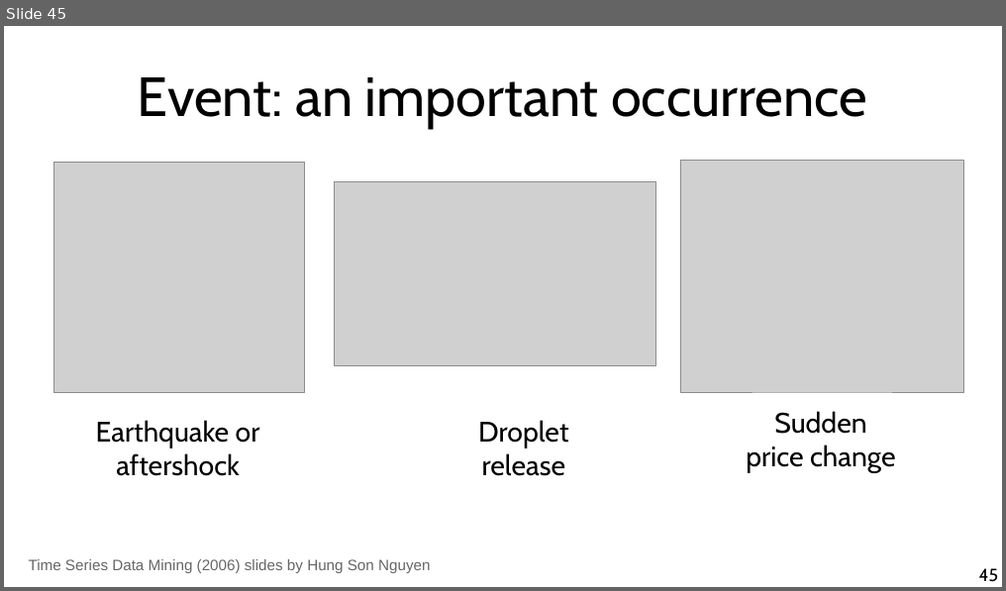
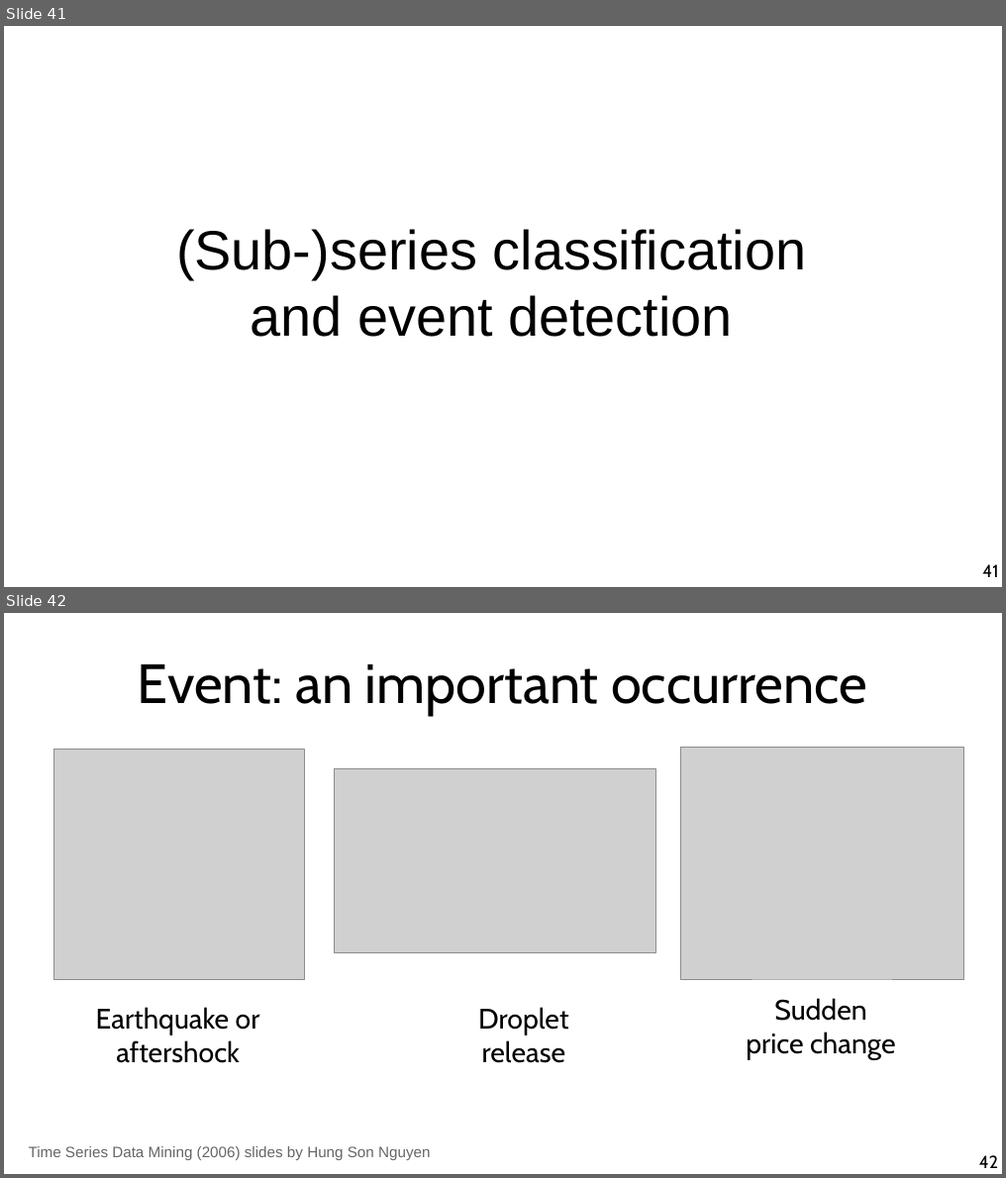
Before and after one commit to chatox/data-mining-course, a slide deck: theory/tt11_time_series.odp. Shown one above the other, each under a label of ours: slide 45 before the commit, slides 41 and 42 after it. The pictures are 1006x591 and 1006x1178 pixels, drawn with LibreOffice and Linux fonts; fonts in the diff are those of the drawing; grey boxes stand for pictures. Boxes give left, top, right and bottom in pixels: in the first picture for what was removed or moved away, otherwise in the second. Text is boxed around its words. In the diff, an @@ line names an element or a change of style, - is before the commit and + after.

```diff
--- a/theory/tt11_time_series.odp
+++ b/theory/tt11_time_series.odp
@@ slide 41 added at (4,26,1002,587), background #FFFFFF @@
@@ title added at (176,229,807,337), 44 pt, text #000000 @@
+(Sub-)series classification
+and event detection
@@ page number added at (982,565,998,577), 14 pt, text #000000 @@
+41
@@ what was slide 45 is now slide 42 @@
@@ page number at (979,1156,998,1168): text changed @@
-45
+42
```
Also in this commit, not shown: 7 slides changed, 1 other slide added, 7 slides removed.
